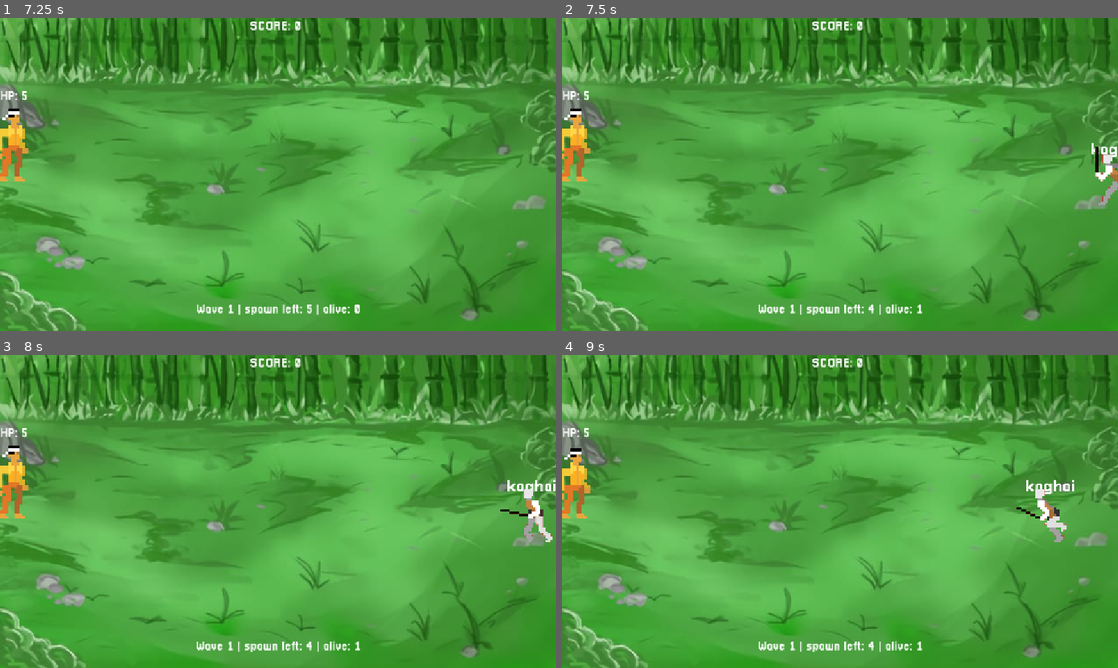
Above: before the commit, frames 1-4 (two rows, left to right).
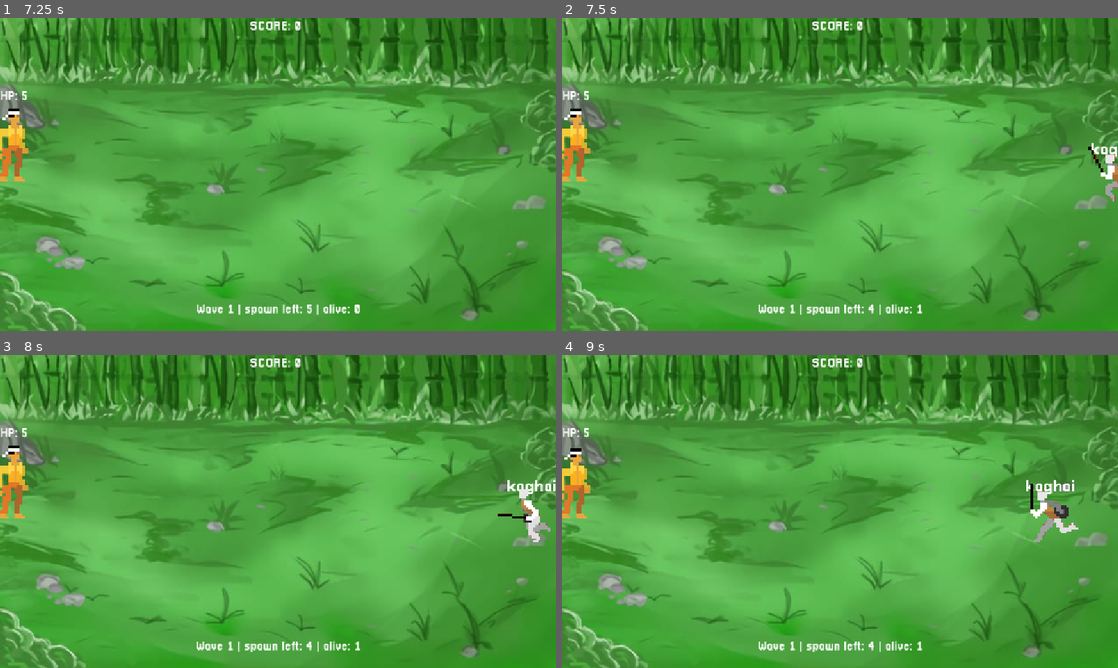
Above: after the commit, the same moments.

Repository: awanswangd/Bahana-Bani
Game: Godot game, scene res://MainMenu/main_menu.tscn
Same seed, same stepped clock (60 frames per second), same inputs: the game is played once before the commit and once after it. Sound files missing from this copy of the repository are replaced by a short silence.
Inputs (mouse positions are in pixels of both pictures, inside the frame that each line leads up to):
- Up to frame 1 (7.25 s): click "STORY MODE" at 0.5 s; click "STORY MODE" at 1.25 s; tap Enter at 2, 2.1, 2.75, 2.85, 3.6, 4.35, 5.1, 5.85, 6.5, 6.6 s; move the mouse to (400, 158) at 2.02 s; click (400, 158) at 2.17 s; tap Space at 2.27, 3.02, 4.52, 5.27, 6.02 s; move the mouse to (166, 190) at 2.77 s; click (166, 190) at 2.92 s; move the mouse to (333, 105) at 3.52 s; click (333, 105) at 3.67 s; move the mouse to (250, 237) at 4.27 s; click (250, 237) at 4.42 s; move the mouse to (444, 221) at 5.02 s; click (444, 221) at 5.17 s; move the mouse to (111, 127) at 5.77 s; click (111, 127) at 5.92 s; move the mouse to (305, 174) at 6.52 s; click (305, 174) at 6.67 s
- Up to frame 2 (7.5 s): move the mouse to (756, 96) at 7.27 s; tap Enter at 7.35 s; click (756, 96) at 7.42 s
- Up to frame 3 (8 s): tap Space at 7.52 s
- Up to frame 4 (9 s): move the mouse to (962, 495) at 8.02 s; tap Enter at 8.1, 8.85 s; click (962, 495) at 8.17 s; tap Space at 8.27 s; move the mouse to (728, 527) at 8.77 s; click (728, 527) at 8.92 s

Frame 1 is identical in both runs. In frame 2, 0.3% of the frame differs, in the area x 94-100%, y 41-60%; in frame 3, 0.5%; in frame 4, 0.6%, in the area x 81-93%, y 41-60%.

Commit message:
Update enemy shaders and animations; enhance projectile outline functionality

Diff:
--- a/mekanik-awal/enemy.gd
+++ b/mekanik-awal/enemy.gd
@@ -34,7 +34,7 @@
 	if sprite.material:
 		if value:
 			# Outiline nyala
-			sprite.material.set_shader_parameter("line_thickness", 1.5)
+			sprite.material.set_shader_parameter("line_thickness", 10)
 		else:
 			# Outline Mati
 			sprite.material.set_shader_parameter("line_thickness", 0.0)
--- a/mekanik-awal/enemy.tscn
+++ b/mekanik-awal/enemy.tscn
@@ -1,9 +1,14 @@
-[gd_scene load_steps=25 format=3 uid="uid://7a30u6j27vkm"]
+[gd_scene load_steps=26 format=3 uid="uid://7a30u6j27vkm"]
 
 [ext_resource type="FontFile" uid="uid://cicwsvg5cyhb0" path="res://Asset/font/Pixellari.ttf" id="2_epg4t"]
 [ext_resource type="Shader" uid="uid://dciokyq6dqyx8" path="res://outline.gdshader" id="2_iifgy"]
 [ext_resource type="Script" uid="uid://bf2q4civbivff" path="res://enemy.gd" id="2_qi2p4"]
 [ext_resource type="Texture2D" uid="uid://2heajim6bpt2" path="res://Asset/Sprite/Melee-Sheet.png" id="3_qi2p4"]
+
+[sub_resource type="ShaderMaterial" id="ShaderMaterial_iifgy"]
+shader = ExtResource("2_iifgy")
+shader_parameter/line_color = Color(1, 1, 1, 1)
+shader_parameter/line_thickness = 10.0
 
 [sub_resource type="ShaderMaterial" id="ShaderMaterial_epg4t"]
 shader = ExtResource("2_iifgy")
@@ -146,6 +151,7 @@
 radius = 17.3183
 
 [node name="enemy" type="Node2D"]
+material = SubResource("ShaderMaterial_iifgy")
 position = Vector2(860, 317)
 scale = Vector2(3.93437, 3.65083)
 script = ExtResource("2_qi2p4")
@@ -174,12 +180,12 @@
 position = Vector2(0, 0.27391)
 scale = Vector2(0.125, 0.125)
 sprite_frames = SubResource("SpriteFrames_dxifv")
-animation = &"flight"
-frame_progress = 0.835916
+animation = &"death"
 flip_h = true
 
 [node name="Area2D" type="Area2D" parent="."]
 
 [node name="CollisionShape2D" type="CollisionShape2D" parent="Area2D"]
+visible = false
 position = Vector2(-2.28753, -0.821731)
 shape = SubResource("CircleShape2D_4gyqm")
--- a/mekanik-awal/enemy_archer.gd
+++ b/mekanik-awal/enemy_archer.gd
@@ -4,7 +4,6 @@
 @export var green: Color = Color("#FFFFFF")
 @export var red: Color = Color("#FFFFFF")
 @export var is_dead: bool = false
-var is_animating_death: bool = false
 @export var speed: float = 2.0
 @export var shoot_offset: Vector2 = Vector2(-40, 0)
 @export var stop_x: float = 980.0
@@ -13,19 +12,31 @@
 @onready var shoot_timer: Timer = $ShootTimer
 @onready var sprite: AnimatedSprite2D = $AnimatedSprite2D
 
-# Variabel status target
 var is_targeted: bool = false
+var is_shooting: bool = false
+var has_arrived: bool = false
 
 func _ready() -> void:
 	add_to_group("enemy")
-	shoot_timer.timeout.connect(_on_shoot_timer_timeout)
 
-	# SETUP SHADER: Duplicate material agar outline unik per musuh
+	if not shoot_timer.timeout.is_connected(_on_shoot_timer_timeout):
+		shoot_timer.timeout.connect(_on_shoot_timer_timeout)
+
 	if sprite.material:
 		sprite.material = sprite.material.duplicate()
 
+	if sprite.sprite_frames.has_animation("shoot"):
+		sprite.sprite_frames.set_animation_loop("shoot", false)
+
+	if sprite.sprite_frames.has_animation("idle"):
+		sprite.sprite_frames.set_animation_loop("idle", true)
+
+	shoot_timer.wait_time = 2.0
+	shoot_timer.one_shot = false
+	shoot_timer.start()
+
 func _physics_process(delta: float) -> void:
-	if is_dead:
+	if is_dead or is_shooting:
 		return
 
 	var final_speed := speed
@@ -35,18 +46,42 @@
 
 	if global_position.x > stop_x:
 		global_position.x -= final_speed
+		has_arrived = false
+		if sprite.animation != "flight":
+			sprite.play("flight")
 	else:
 		global_position.x = stop_x
+		has_arrived = true
 
-	if not sprite.is_playing():
-		sprite.play("flight")
+		if sprite.animation != "idle":
+			sprite.play("idle")
 
-# --- FUNGSI OUTLINE ---
+func _on_shoot_timer_timeout() -> void:
+	if is_dead or is_shooting or not has_arrived:
+		return
+
+	tembak_panah()
+
+func tembak_panah() -> void:
+	is_shooting = true
+
+	sprite.play("shoot")
+	await sprite.animation_finished
+
+	if not is_dead:
+		var main = get_tree().get_first_node_in_group("main")
+		if main and main.has_method("spawn_projectile_at"):
+			main.spawn_projectile_at(global_position + shoot_offset)
+
+		sprite.play("idle")
+
+	is_shooting = false
+
 func set_targeted(value: bool) -> void:
 	is_targeted = value
 	if sprite.material:
 		if value:
-			sprite.material.set_shader_parameter("line_thickness", 1.5)
+			sprite.material.set_shader_parameter("line_thickness", 10.0)
 		else:
 			sprite.material.set_shader_parameter("line_thickness", 0.0)
 
@@ -76,18 +111,9 @@
 func get_bbcode_end_color_tag() -> String:
 	return "[/color]"
 
-func _on_shoot_timer_timeout() -> void:
-	if is_dead:
-		return
-	var main = get_tree().get_first_node_in_group("main")
-	if main == null:
-		return
-	# Pastikan main punya fungsi spawn_projectile_at
-	if main.has_method("spawn_projectile_at"):
-		main.spawn_projectile_at(global_position + shoot_offset)
-
 func die():
 	is_dead = true
+	shoot_timer.stop()
 	$AnimatedSprite2D.play("death")
 	await $AnimatedSprite2D.animation_finished
 	var main = get_tree().get_first_node_in_group("main")
--- a/mekanik-awal/enemy_archer.tscn
+++ b/mekanik-awal/enemy_archer.tscn
@@ -84,6 +84,10 @@
 atlas = ExtResource("3_x37ra")
 region = Rect2(0, 320, 320, 320)
 
+[sub_resource type="AtlasTexture" id="AtlasTexture_tbc4k"]
+atlas = ExtResource("3_x37ra")
+region = Rect2(320, 960, 320, 320)
+
 [sub_resource type="AtlasTexture" id="AtlasTexture_gdtc5"]
 atlas = ExtResource("3_x37ra")
 region = Rect2(640, 960, 320, 320)
@@ -202,6 +206,14 @@
 "loop": true,
 "name": &"flight",
 "speed": 7.0
+}, {
+"frames": [{
+"duration": 1.0,
+"texture": SubResource("AtlasTexture_tbc4k")
+}],
+"loop": true,
+"name": &"idle",
+"speed": 5.0
 }, {
 "frames": [{
 "duration": 1.0,
@@ -290,17 +302,18 @@
 position = Vector2(0, -3.27826e-07)
 scale = Vector2(0.125, 0.125)
 sprite_frames = SubResource("SpriteFrames_dxifv")
-animation = &"death"
-frame = 9
-frame_progress = 1.0
+animation = &"idle"
+autoplay = "idle"
+frame_progress = 0.819545
 flip_h = true
 
 [node name="Area2D" type="Area2D" parent="."]
 
 [node name="CollisionShape2D" type="CollisionShape2D" parent="Area2D"]
-position = Vector2(-3.81255, 3.56083)
+position = Vector2(1.27086, 3.56083)
 shape = SubResource("CircleShape2D_4gyqm")
 
 [node name="ShootTimer" type="Timer" parent="."]
 wait_time = 2.0
-autostart = true
+
+[connection signal="timeout" from="ShootTimer" to="." method="_on_shoot_timer_timeout"]
--- a/mekanik-awal/enemy_boss.tscn
+++ b/mekanik-awal/enemy_boss.tscn
@@ -211,9 +211,7 @@
 position = Vector2(-0.508341, -4.10865)
 scale = Vector2(0.145, 0.145)
 sprite_frames = SubResource("SpriteFrames_dxifv")
-animation = &"death"
-frame = 9
-frame_progress = 1.0
+animation = &"idle"
 flip_h = true
 
 [node name="Area2D" type="Area2D" parent="."]
--- a/mekanik-awal/main.gd
+++ b/mekanik-awal/main.gd
@@ -99,6 +99,7 @@
 		wave_intro_label.hide()
 	start_wave(current_wave_index)
 	SoundManager.play_music(battle_theme)
+
 
 func player_hit() -> void:
 	if game_state != GameState.PLAYING:
@@ -571,10 +572,8 @@
 		wave_timer.stop()
 		return
 
-	# turunkan countdown
 	wave_countdown -= 1
 
-	# kalau masih ada sisa detik, update label dan tunggu tick berikutnya
 	if wave_countdown > 0:
 		if wave_label:
 			wave_label.text = "Wave complete — next in %ds" % wave_countdown
--- a/mekanik-awal/outline.gdshader
+++ b/mekanik-awal/outline.gdshader
@@ -1,18 +1,24 @@
 shader_type canvas_item;
 
-uniform vec4 line_color : source_color = vec4(1, 1, 0, 1);
-uniform float line_thickness : hint_range(0, 10.0) = 0.0;
+uniform vec4 line_color : source_color = vec4(1.0, 1.0, 0.0, 1.0);
+uniform float line_thickness : hint_range(0.0, 10.0) = 0.0;
 
 void fragment() {
     vec2 size = TEXTURE_PIXEL_SIZE;
+
     float outline = 0.0;
 
     outline += texture(TEXTURE, UV + vec2(-size.x, 0.0) * line_thickness).a;
     outline += texture(TEXTURE, UV + vec2(size.x, 0.0) * line_thickness).a;
     outline += texture(TEXTURE, UV + vec2(0.0, -size.y) * line_thickness).a;
     outline += texture(TEXTURE, UV + vec2(0.0, size.y) * line_thickness).a;
+    outline += texture(TEXTURE, UV + vec2(-size.x, -size.y) * line_thickness).a;
+    outline += texture(TEXTURE, UV + vec2(size.x, size.y) * line_thickness).a;
+    outline += texture(TEXTURE, UV + vec2(-size.x, size.y) * line_thickness).a;
+    outline += texture(TEXTURE, UV + vec2(size.x, -size.y) * line_thickness).a;
 
-    outline = min(outline, 1);
+    outline = min(outline, 1.0);
+
     vec4 color = texture(TEXTURE, UV);
 
     COLOR = mix(color, line_color, outline - color.a);
--- a/mekanik-awal/projectile.gd
+++ b/mekanik-awal/projectile.gd
@@ -8,8 +8,16 @@
 
 @onready var prompt: RichTextLabel = $RichTextLabel
 
+@onready var sprite = $Sprite2D
+
+var is_targeted: bool = false
+
 func _ready() -> void:
 	add_to_group("projectile")
+
+	# SETUP SHADER: Duplicate material agar outline unik
+	if sprite.material:
+		sprite.material = sprite.material.duplicate()
 
 func _physics_process(delta: float) -> void:
 	# gerak ke kiri
@@ -18,6 +26,17 @@
 	# optional: kalau sudah jauh banget, auto hilang
 	if global_position.x < -2000:
 		queue_free()
+
+# --- FUNGSI OUTLINE (Ini yang sebelumnya hilang) ---
+func set_targeted(value: bool) -> void:
+	is_targeted = value
+	if sprite.material:
+		if value:
+			# Outline nyala (tebal 10.0 atau sesuai selera)
+			sprite.material.set_shader_parameter("line_thickness", 10.0)
+		else:
+			# Outline mati
+			sprite.material.set_shader_parameter("line_thickness", 0.0)
 
 func get_prompt() -> String:
 	return prompt.text
Not shown: 1 places in mekanik-awal/enemy_archer.tscn that only renumber resources
